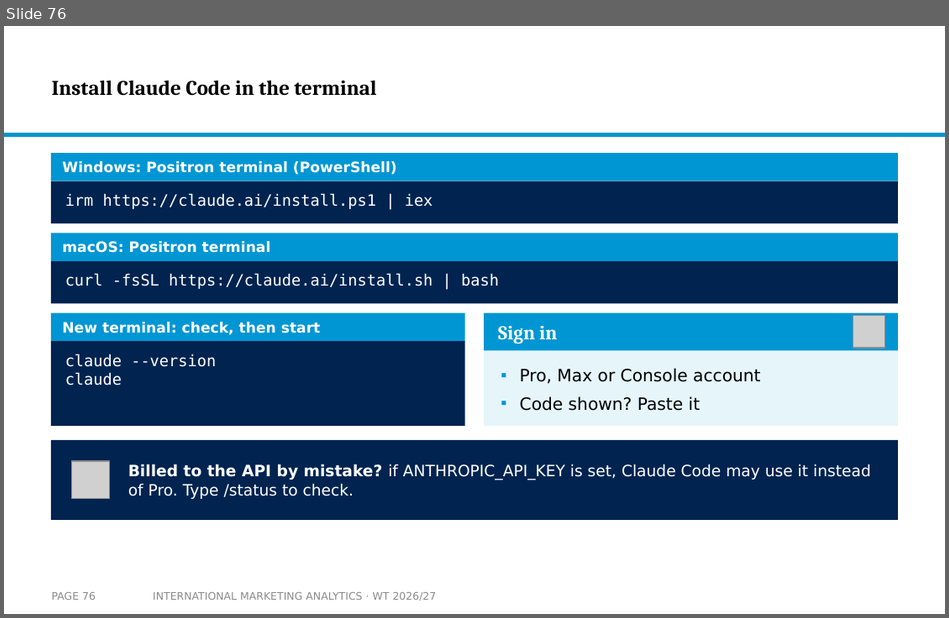
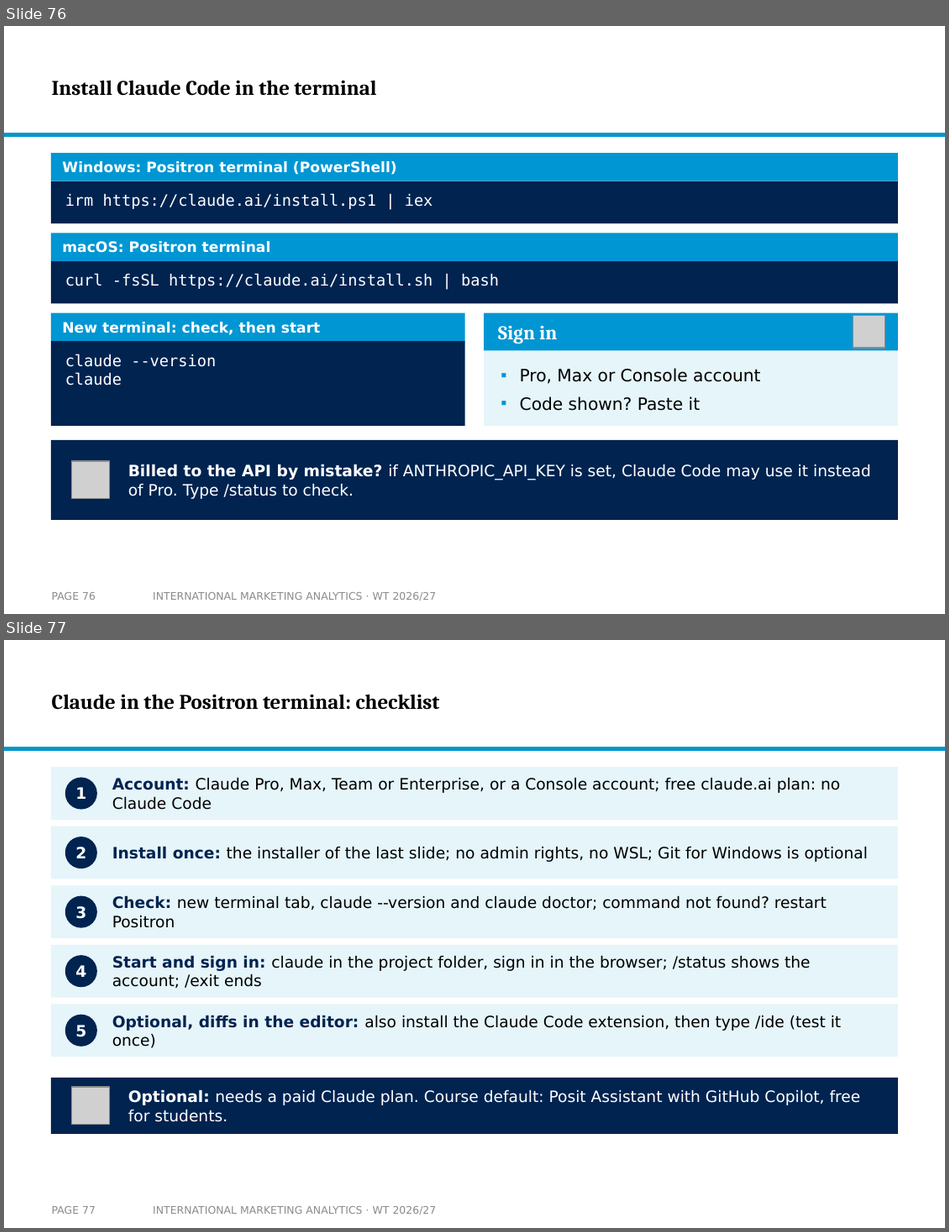
Before and after one commit to arnefloh-wu/international-marketing-analytics-teaching, a slide deck: slides/01c_github-copilot-claude-chatgpt_WT26-27.pptx. Shown one above the other, each under a label of ours: slide 76 before the commit, slides 76 and 77 after it. The pictures are 949x618 and 949x1232 pixels, drawn with LibreOffice and Linux fonts; fonts in the diff are those of the drawing; grey boxes stand for pictures; background and template pictures are left out. Boxes give left, top, right and bottom in pixels: in the first picture for what was removed or moved away, otherwise in the second. Text is boxed around its words. In the diff, an @@ line names an element or a change of style, - is before the commit and + after.

```diff
--- a/slides/01c_github-copilot-claude-chatgpt_WT26-27.pptx
+++ b/slides/01c_github-copilot-claude-chatgpt_WT26-27.pptx
@@ slide 77 added at [4,640,945,1228], background #FFFFFF; not listed: 1 template element that a slide beside it also shows @@
@@ title added at [52,694,440,710], 16 pt, text #000000, bold @@
+Claude in the Positron terminal: checklist
@@ rectangle added at [51,767,898,820], fill #E5F5FA @@
@@ ellipse added at [65,778,97,810], fill #002350, 12 pt, text #FFFFFF, bold @@
+1
@@ text added at [112,777,840,810], 12 pt, text #000000 @@
+Account: Claude Pro, Max, Team or Enterprise, or a Console account; free claude.ai plan: no Claude Code
@@ rectangle added at [51,826,898,879], fill #E5F5FA @@
@@ ellipse added at [65,837,97,868], fill #002350, 12 pt, text #FFFFFF, bold @@
+2
@@ text added at [112,846,868,862], 12 pt, text #000000 @@
+Install once: the installer of the last slide; no admin rights, no WSL; Git for Windows is optional
@@ rectangle added at [51,885,898,938], fill #E5F5FA @@
@@ ellipse added at [65,896,97,928], fill #002350, 12 pt, text #FFFFFF, bold @@
+3
@@ text added at [112,896,826,928], 12 pt, text #000000 @@
+Check: new terminal tab, claude --version and claude doctor; command not found? restart Positron
@@ rectangle added at [51,945,898,998], fill #E5F5FA @@
@@ ellipse added at [65,955,97,987], fill #002350, 12 pt, text #FFFFFF, bold @@
+4
@@ text added at [112,955,810,988], 12 pt, text #000000 @@
+Start and sign in: claude in the project folder, sign in in the browser; /status shows the account; /exit ends
@@ rectangle added at [51,1004,898,1057], fill #E5F5FA @@
@@ ellipse added at [65,1015,97,1047], fill #002350, 12 pt, text #FFFFFF, bold @@
+5
@@ text added at [112,1015,841,1048], 12 pt, text #000000 @@
+Optional, diffs in the editor: also install the Claude Code extension, then type /ide (test it once)
@@ rectangle added at [51,1078,898,1134], fill #002350 @@
@@ picture added at [72,1087,109,1125] @@
@@ text added at [128,1089,861,1122], 12 pt, text #FFFFFF @@
+Optional: needs a paid Claude plan. Course default: Posit Assistant with GitHub Copilot, free for students.
@@ page number added at [52,1206,96,1214], 8 pt, text #8C8C8C @@
+PAGE 77
@@ text added at [153,1206,437,1215], 8 pt, text #8C8C8C @@
+INTERNATIONAL MARKETING ANALYTICS · WT 2026/27
```
Also in this commit, not shown: 1 other file.
